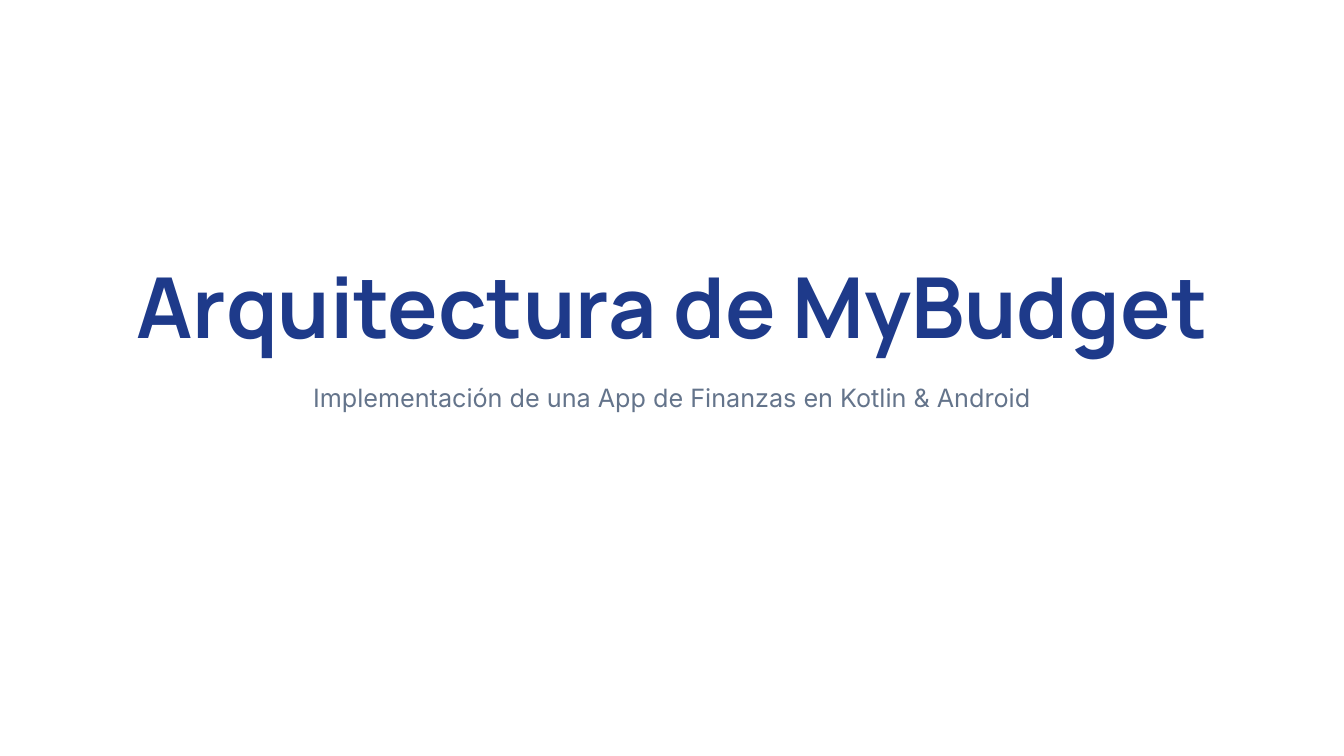
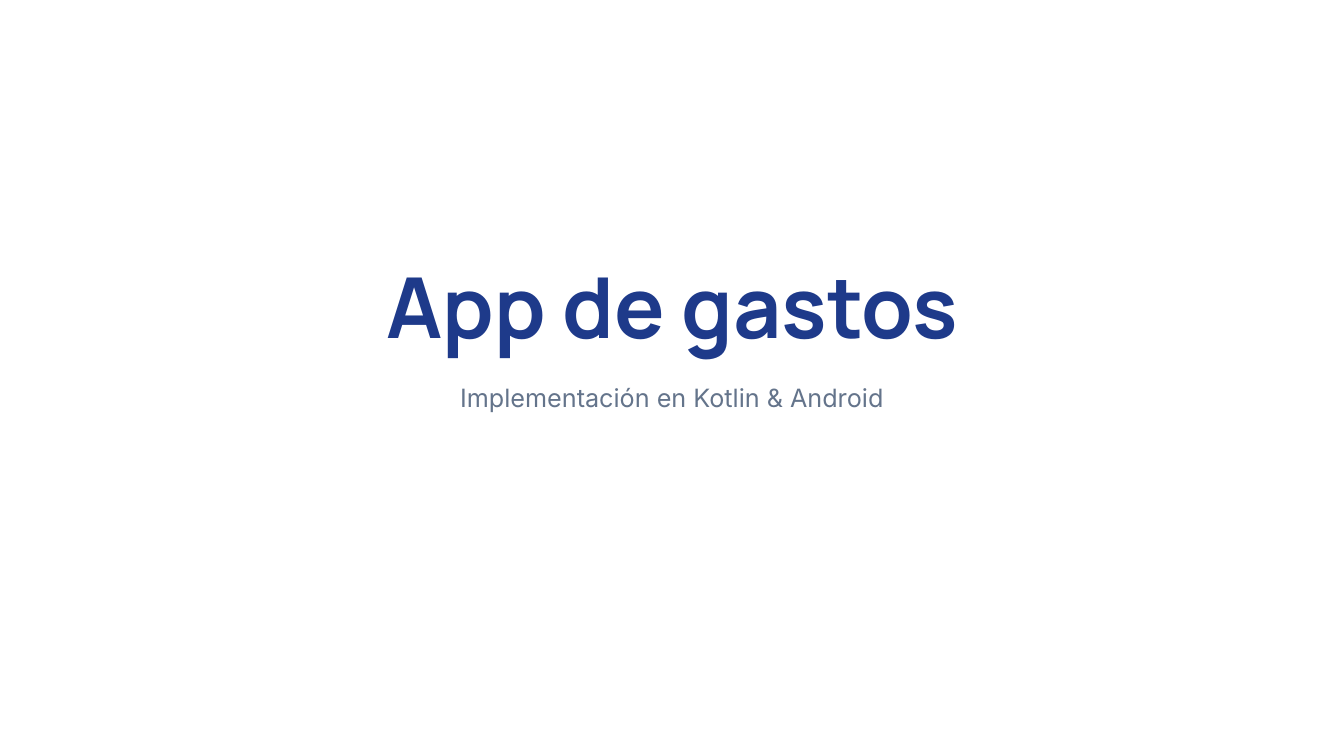
Before and after one commit to fernando-ruiz-rico/android, a slide deck: slide 1 of Android/Gastos/documentacion/presentacion_extendida_app_gastos.pptx. Drawn at 1344x756 pixels with LibreOffice and Linux fonts; fonts in the diff are those of the drawing; background and template pictures are left out. Boxes give left, top, right and bottom in pixels: in the first picture for what was removed or moved away, otherwise in the second. Text is boxed around its words. In the diff, an @@ line names an element or a change of style, - is before the commit and + after.

Commit message:
Actualización presentación extendida app de gastos

```diff
--- a/Android/Gastos/documentacion/presentacion_extendida_app_gastos.pptx
+++ b/Android/Gastos/documentacion/presentacion_extendida_app_gastos.pptx
@@ text at bbox=[386, 277, 958, 360]: text changed @@
-Arquitectura de MyBudget
+App de gastos
@@ text at bbox=[460, 388, 883, 412]: text changed @@
-Implementación de una App de Finanzas en Kotlin & Android
+Implementación en Kotlin & Android
```
Also in this commit, not shown: 8 other slides changed, 1 other file.
